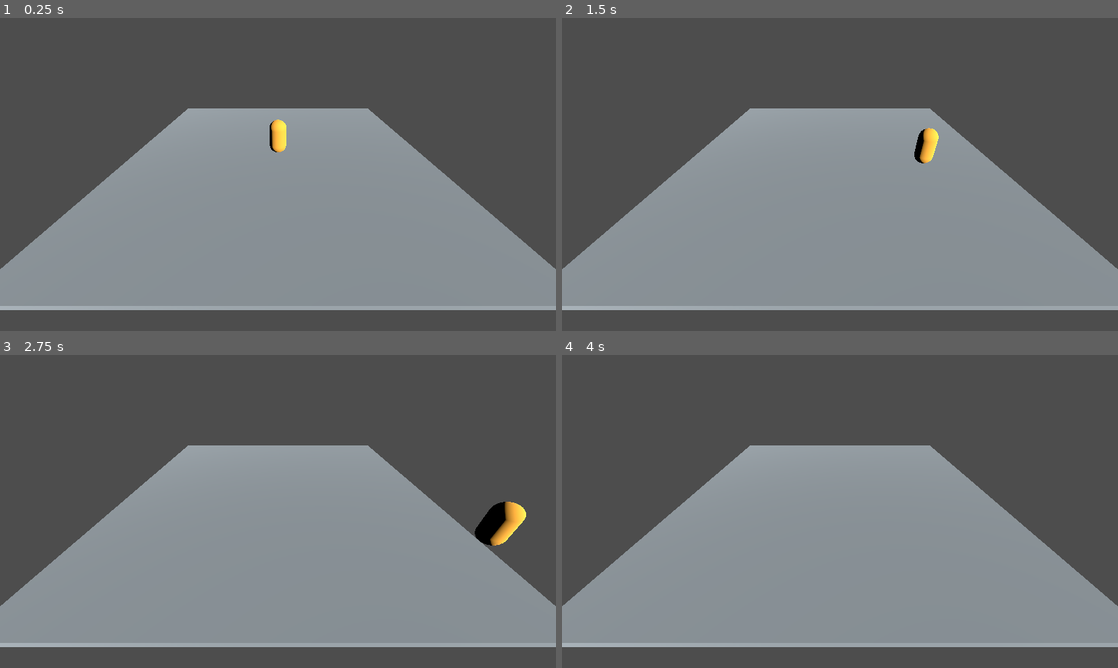
Above: before the commit, frames 1-4 (two rows, left to right).
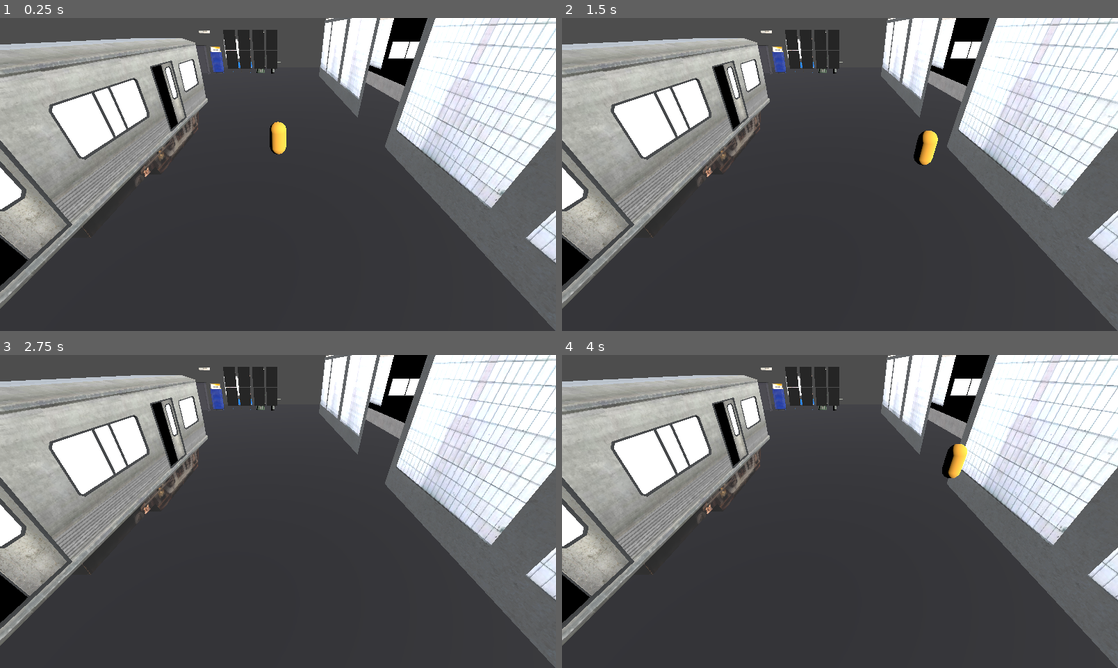
Above: after the commit, the same moments.

Repository: Delgado-dot/Cuy-Kombat
Game: Godot game, scene res://main.tscn
The game is run twice, just before and just after one commit, with the same random seed, the same clock (stepped at 60 frames per second) and the same inputs.
Inputs:
- Up to frame 1 (0.25 s): no input
- Up to frame 2 (1.5 s): tap Enter at 0.5 s; hold D 0.53-1.28 s; tap Space at 0.77 s; hold S from 1.28 s (still down)
- Up to frame 3 (2.75 s): tap Space at 1.52 s; release S at 2.03 s; hold D from 2.03 s (still down)
- Up to frame 4 (4 s): release D at 2.78 s; hold W 2.78-3.53 s; tap Space at 3.02, 3.5, 3.77 s; hold A from 3.53 s (still down)

The runs differ from the first frame. In frame 1, 82% of the frame differs, in the area x 0-100%, y 0-100%; in frame 2, 82%; in frame 3, 83%; in frame 4, 83%.

Commit message:
Actualiza escenario y configuración del proyecto

Diff:
--- a/main.tscn
+++ b/main.tscn
@@ -1,19 +1,19 @@
-[gd_scene load_steps=3 format=3]
+[gd_scene format=3 uid="uid://cb4gpt4b0mae4"]
 
-[ext_resource type="PackedScene" path="res://scenes/arenas/basic_graybox.tscn" id="1_arena"]
+[ext_resource type="PackedScene" path="res://scenes/arenas/metro_station.tscn" id="1_arena"]
 [ext_resource type="PackedScene" path="res://scenes/player/player.tscn" id="2_player"]
 
-[node name="Main" type="Node3D"]
+[node name="Main" type="Node3D" unique_id=1875397876]
 
-[node name="SunLight" type="DirectionalLight3D" parent="."]
+[node name="SunLight" type="DirectionalLight3D" parent="." unique_id=1199146463]
 transform = Transform3D(0.707107, -0.353553, 0.612372, 0, 0.866025, 0.5, -0.707107, -0.353553, 0.612372, 0, 6, 0)
 light_energy = 2.5
 
-[node name="Camera3D" type="Camera3D" parent="."]
+[node name="Camera3D" type="Camera3D" parent="." unique_id=1872475727]
 transform = Transform3D(1, 0, 0, 0, 0.819152, 0.573576, 0, -0.573576, 0.819152, 0, 5, 9)
 current = true
 
-[node name="Arena" parent="." instance=ExtResource("1_arena")]
+[node name="Arena" parent="." unique_id=919944671 instance=ExtResource("1_arena")]
 
-[node name="Player" parent="." instance=ExtResource("2_player")]
+[node name="Player" parent="." unique_id=413936999 instance=ExtResource("2_player")]
 transform = Transform3D(1, 0, 0, 0, 1, 0, 0, 0, 1, 0, 1, 0)
--- /dev/null
+++ b/scenes/arenas/metro_station.tscn
@@ -0,0 +1,28 @@
+[gd_scene load_steps=5 format=3]
+
+[ext_resource type="PackedScene" path="res://assets/metro/Models/Metro.glb" id="1_metro"]
+
+[sub_resource type="StandardMaterial3D" id="StandardMaterial3D_floor"]
+albedo_color = Color(0.12, 0.12, 0.14, 1)
+roughness = 0.9
+
+[sub_resource type="BoxMesh" id="BoxMesh_floor"]
+material = SubResource("StandardMaterial3D_floor")
+size = Vector3(60, 0.5, 60)
+
+[sub_resource type="BoxShape3D" id="BoxShape3D_floor"]
+size = Vector3(60, 0.5, 60)
+
+[node name="MetroStation" type="Node3D"]
+
+[node name="Metro" parent="." instance=ExtResource("1_metro")]
+
+[node name="WalkableFloor" type="StaticBody3D" parent="."]
+
+[node name="MeshInstance3D" type="MeshInstance3D" parent="WalkableFloor"]
+position = Vector3(0, -0.25, 0)
+mesh = SubResource("BoxMesh_floor")
+
+[node name="CollisionShape3D" type="CollisionShape3D" parent="WalkableFloor"]
+position = Vector3(0, -0.25, 0)
+shape = SubResource("BoxShape3D_floor")
Not shown, added: assets/metro/Models/Metro.dae
Not shown, added: assets/metro/Models/Metro.dae.import
Binary file added: assets/metro/Models/Metro.fbx
Not shown, added: assets/metro/Models/Metro.fbx.import
Binary file added: assets/metro/Models/Metro.glb
Not shown, added: assets/metro/Models/Metro.glb.import
Binary file added: assets/metro/Models/Metro_Chair.png
Not shown, added: assets/metro/Models/Metro_Chair.png.import
Binary file added: assets/metro/Models/Metro_ConcreteBare.png
Not shown, added: assets/metro/Models/Metro_ConcreteBare.png.import
Binary file added: assets/metro/Models/Metro_Door.png
Not shown, added: assets/metro/Models/Metro_Door.png.import
(and 100 more such lines)
